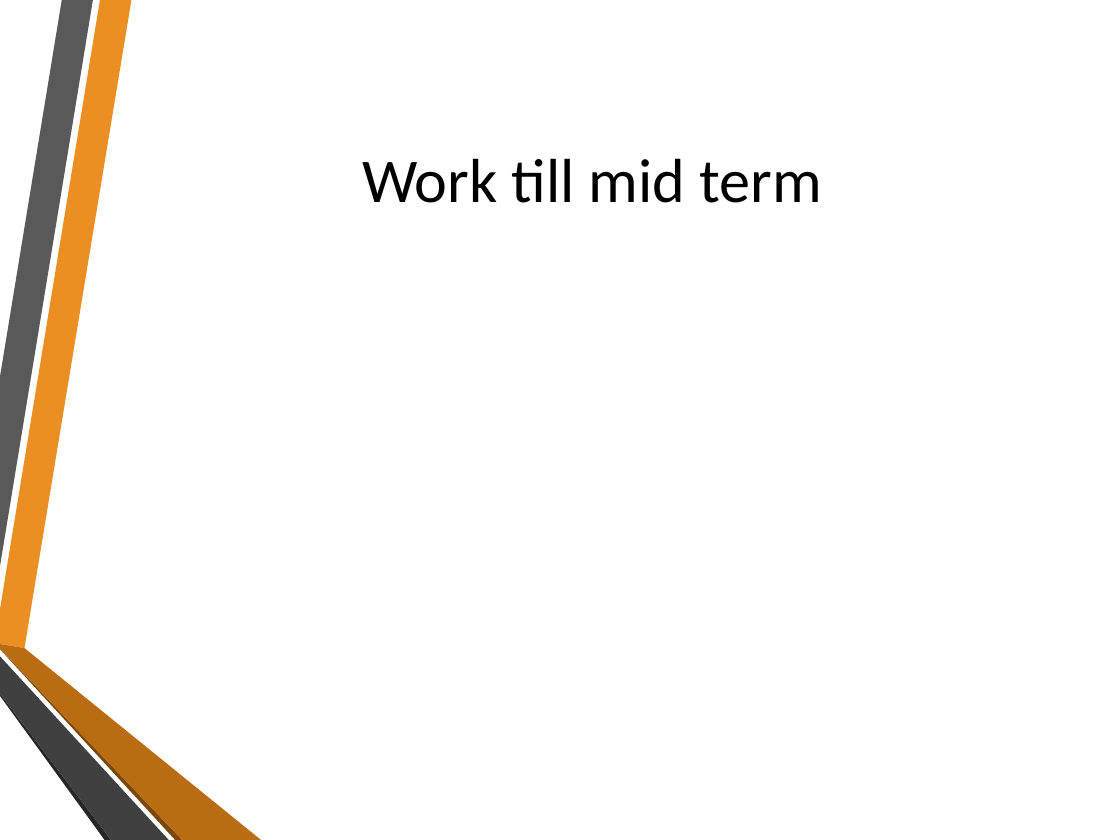
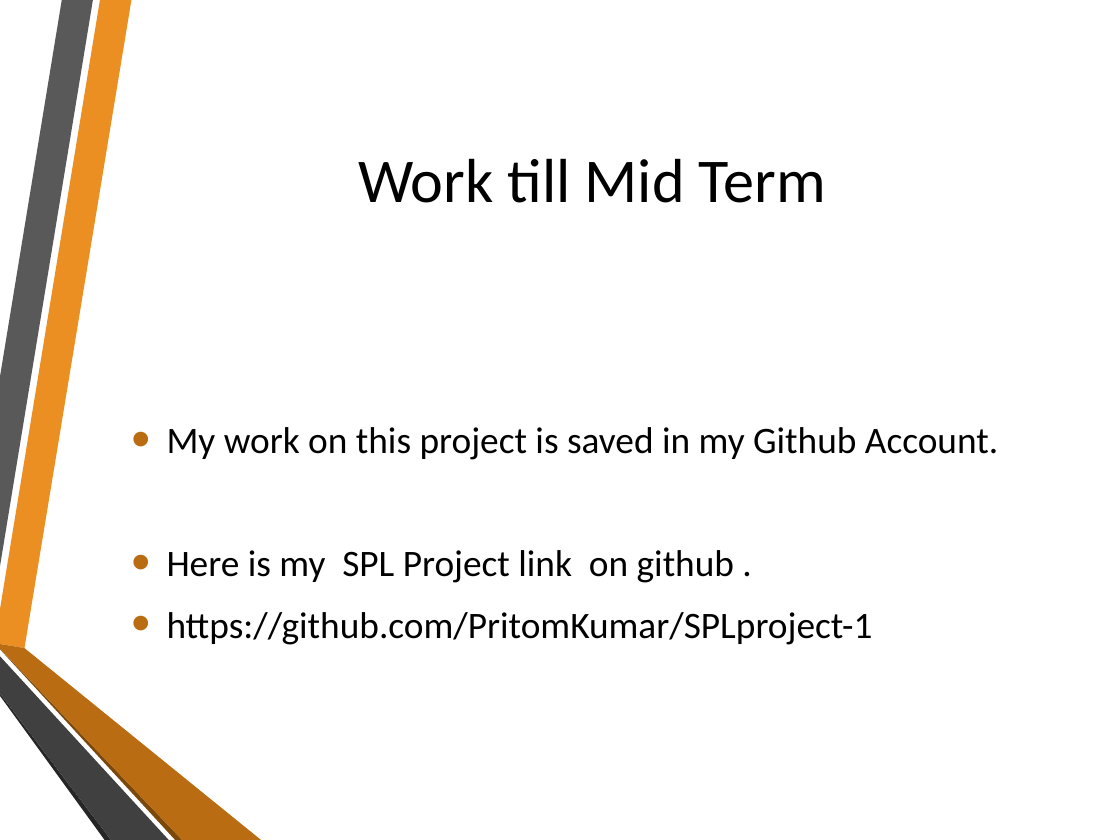
Before and after one commit to PritomKumar/SPLproject-1, a slide deck: slide 4 of Extracting Text File From Downloaded Packet File.pptx. Drawn at 1120x840 pixels with LibreOffice and Linux fonts; fonts in the diff are those of the drawing; background and template pictures are left out. Boxes give left, top, right and bottom in pixels: in the first picture for what was removed or moved away, otherwise in the second. Text is boxed around its words. In the diff, an @@ line names an element or a change of style, - is before the commit and + after.

```diff
--- a/Extracting Text File From Downloaded Packet File.pptx
+++ b/Extracting Text File From Downloaded Packet File.pptx
@@ title at bbox=[358, 158, 826, 203]: text changed @@
-Work till mid term
+Work till Mid Term
@@ text added at bbox=[167, 427, 998, 645], 24 pt, text #000000 @@
+• My work on this project is saved in my Github Account.
+• Here is my SPL Project link on github .
+• https://github.com/PritomKumar/SPLproject-1
```
Also in this commit, not shown: 1 other slide changed, 2 slides added, 1 slide removed, 5 other files.
